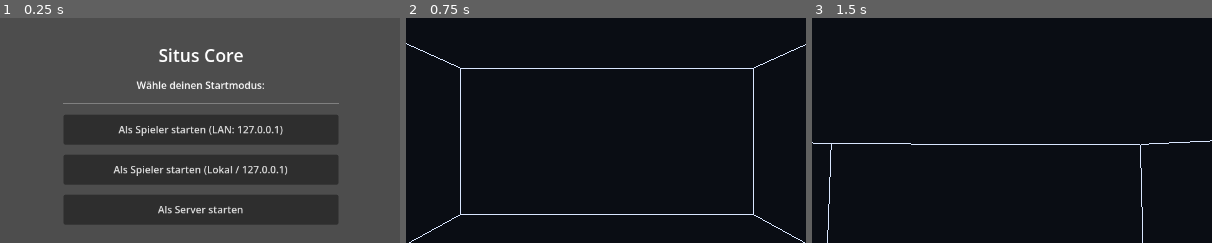
Above: before the commit, frames 1-3 (left to right).
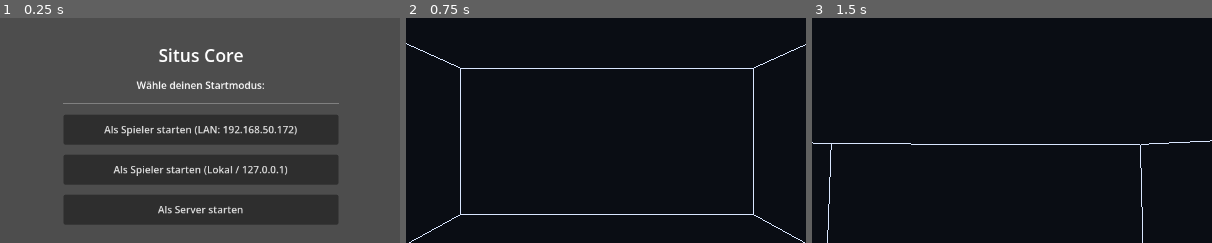
Above: after the commit, the same moments.

Repository: FutureRealitiesLab/MatLab_CommTest
Game: Godot game, scene res://addons/situs_core/core/main.tscn
Two runs of this game, one before a commit and one after it. Both use one fixed random seed, a clock stepped at 60 frames per second and the inputs below.
Inputs (mouse positions are % of the whole screen's width and height, from its top left):
- Up to frame 1 (0.25 s): no input
- Up to frame 2 (0.75 s): click "Als Spieler starten (Lokal / …" at 0.5 s
- Up to frame 3 (1.5 s): tap Enter (ui_accept) at 1.25 s; move the mouse to (55, 50) at 1.27 s; hold Up (ui_up) from 1.28 s (still down); tap N at 1.35 s; click (55, 50) at 1.42 s
The pictures show only the part of the screen within x 25-75%, y 24-74%; the shares and areas given below are measured in that part.

The runs differ from the first frame. In frame 1, 1.0% of the frame differs, in the area x 26-75%, y 48-53%; in frame 2, nothing differs; in frame 3, nothing differs.

Commit message:
Meilenstein: Server-IP gesetzt, Brillen im Netzwerk getestet; README/plan/INSTALL aktualisiert
Co-Authored-By: Claude Sonnet 5.5 <noreply@anthropic.com>

Diff:
--- a/godot/project.godot
+++ b/godot/project.godot
@@ -50,9 +50,8 @@
 
 default_scene="res://simulation_scene.tscn"
 modules/modul_scene_loop=false
-room/width_m=4.0
-room/length_m=8.0
 room/rotation_deg=-90.0
+network/server_ip="192.168.50.172"
 
 [xr]
 
Not shown, changed: godot/export_presets.cfg
Not shown, changed: README.md
Not shown, changed: docs/INSTALL.md
Not shown, changed: docs/plan.md
